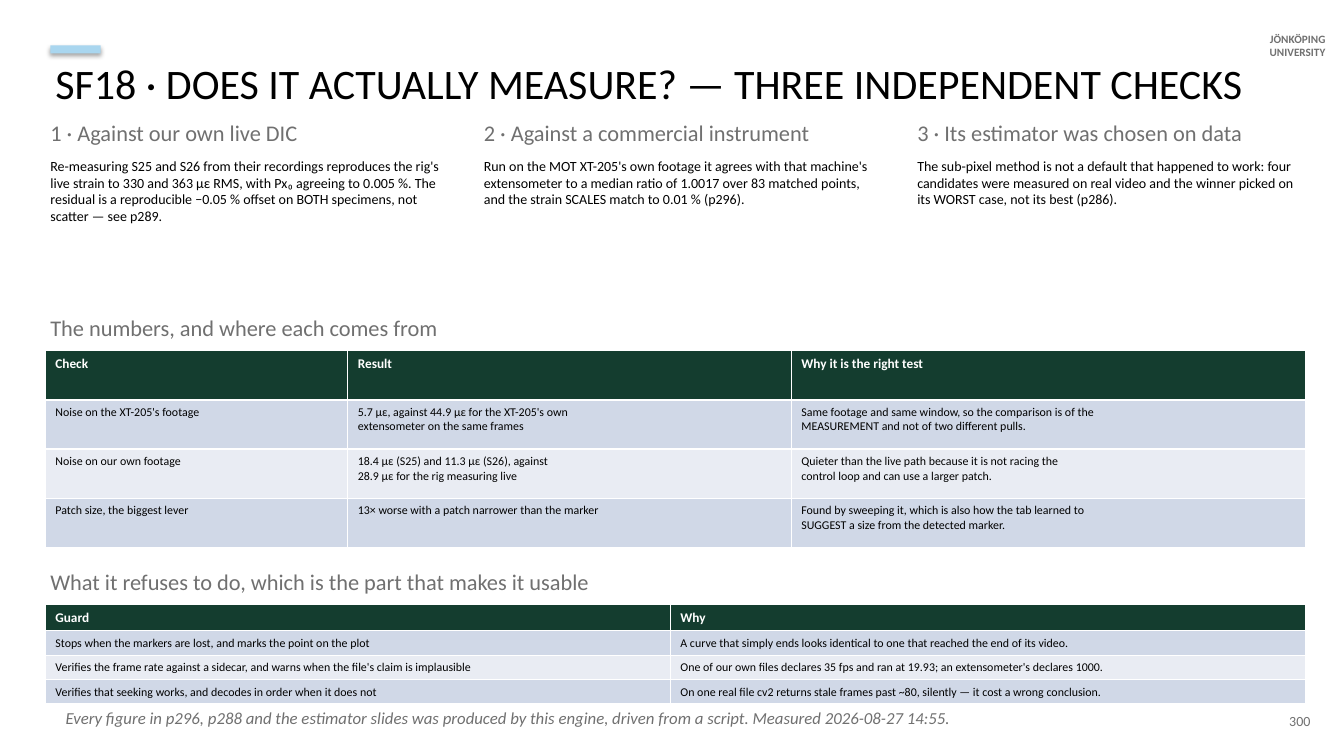
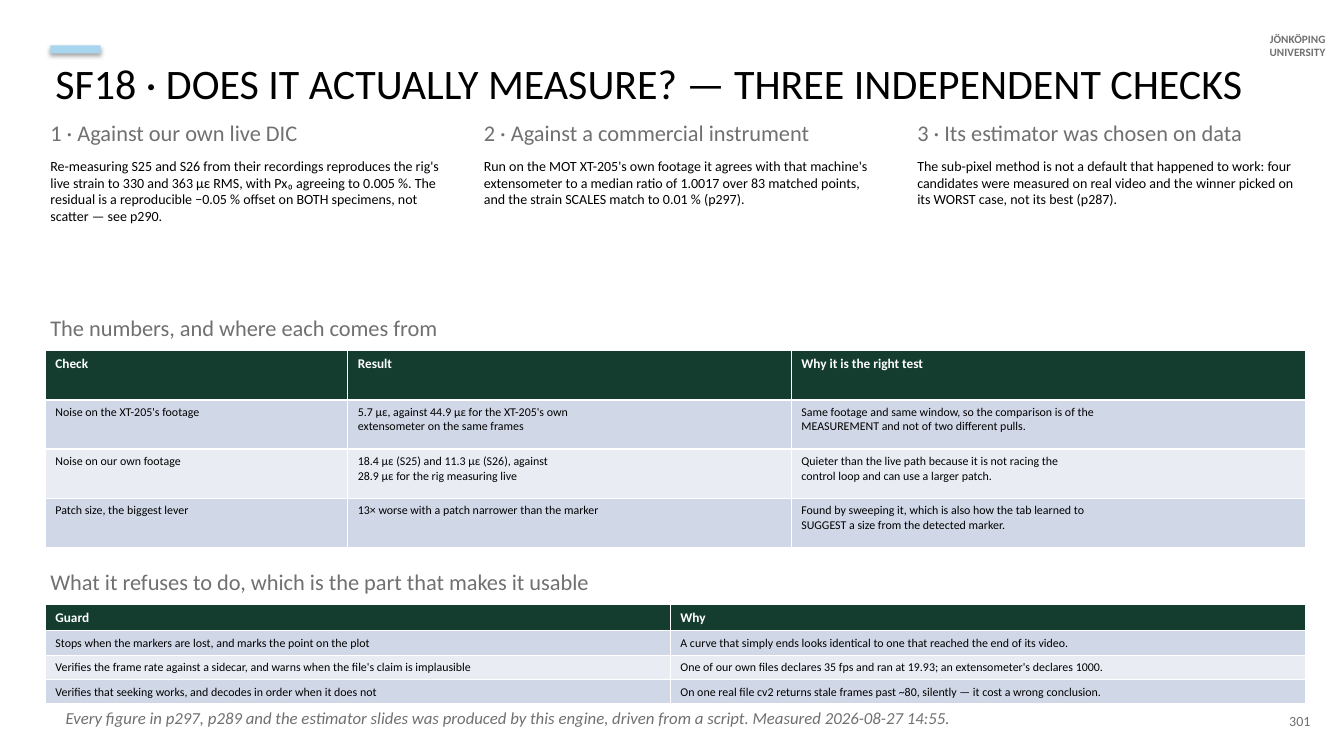
Before and after one commit to AdithyaSivakumar-3/UTM, a slide deck: slide 161 of documentation/decks/V6a_8_6_20_slides.pptx (slide 160 before the commit). Drawn at 1344x756 pixels with LibreOffice and Linux fonts; fonts in the diff are those of the drawing. Boxes give left, top, right and bottom in pixels: in the first picture for what was removed or moved away, otherwise in the second. Text is boxed around its words. In the diff, an @@ line names an element or a change of style, - is before the commit and + after.

```diff
--- a/documentation/decks/V6a_8_6_20_slides.pptx
+++ b/documentation/decks/V6a_8_6_20_slides.pptx
@@ text at (50,161,439,224): text changed @@
-Re-measuring S25 and S26 from their recordings reproduces the rig's live strain to 330 and 363 µε RMS, with Px₀ agreeing to 0.005 %. The residual is a reproducible −0.05 % offset on BOTH specimens, not scatter — see p289.
+Re-measuring S25 and S26 from their recordings reproduces the rig's live strain to 330 and 363 µε RMS, with Px₀ agreeing to 0.005 %. The residual is a reproducible −0.05 % offset on BOTH specimens, not scatter — see p290.
@@ text at (484,161,867,207): text changed @@
-Run on the MOT XT-205's own footage it agrees with that machine's extensometer to a median ratio of 1.0017 over 83 matched points, and the strain SCALES match to 0.01 % (p296).
+Run on the MOT XT-205's own footage it agrees with that machine's extensometer to a median ratio of 1.0017 over 83 matched points, and the strain SCALES match to 0.01 % (p297).
@@ text at (917,161,1294,207): text changed @@
-The sub-pixel method is not a default that happened to work: four candidates were measured on real video and the winner picked on its WORST case, not its best (p286).
+The sub-pixel method is not a default that happened to work: four candidates were measured on real video and the winner picked on its WORST case, not its best (p287).
@@ text at (66,712,950,727): text changed @@
-Every figure in p296, p288 and the estimator slides was produced by this engine, driven from a script. Measured 2026-08-27 14:55.
+Every figure in p297, p289 and the estimator slides was produced by this engine, driven from a script. Measured 2026-08-27 14:55.
@@ text at (1289,717,1310,726): text changed @@
-300
+301
```
Also in this commit, not shown: 62 other slides changed, 1 slide added, 8 other files.
